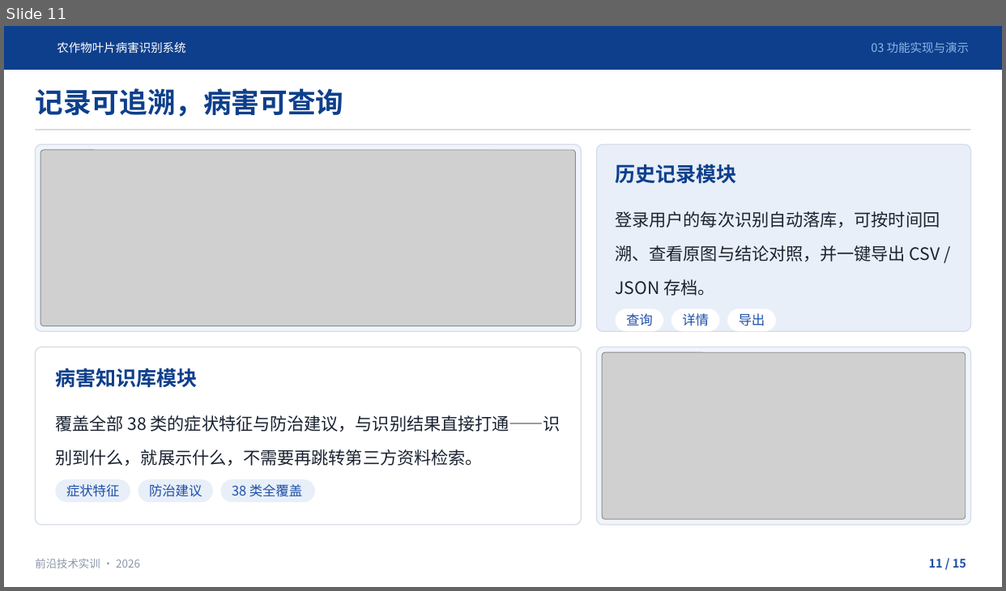
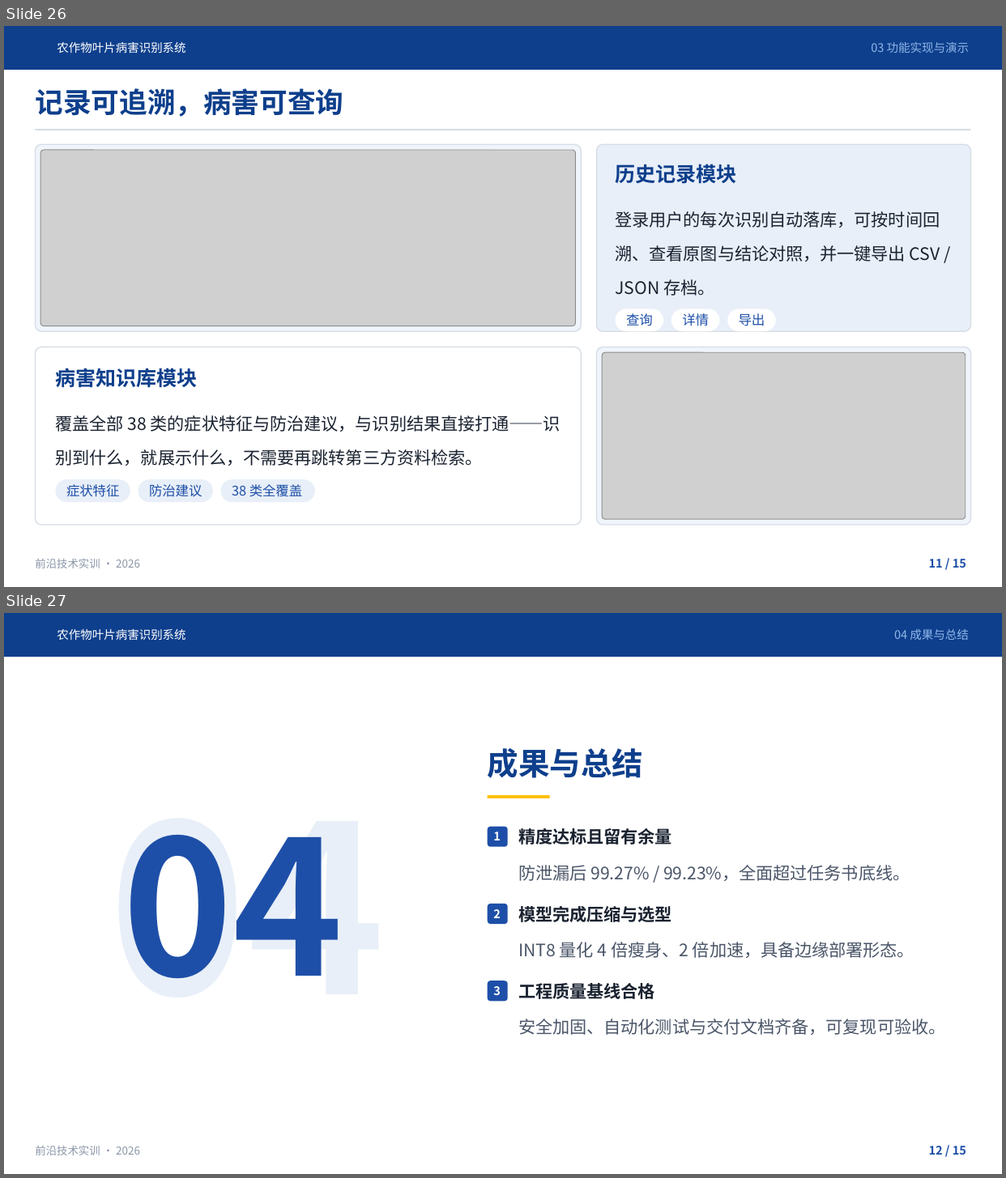
Before and after one commit to ManbaOut248/crop-leaf-disease-cnn, a slide deck: 03.ppt/农作物叶片病害识别系统/农作物叶片病害识别系统.pptx. Shown one above the other, each under a label of ours: slide 11 before the commit, slides 26 and 27 after it. The pictures are 1006x591 and 1006x1178 pixels, drawn with LibreOffice and Linux fonts; fonts in the diff are those of the drawing; grey boxes stand for pictures; background and template pictures are left out. Boxes give left, top, right and bottom in pixels: in the first picture for what was removed or moved away, otherwise in the second. Text is boxed around its words. In the diff, an @@ line names an element or a change of style, - is before the commit and + after.

```diff
--- a/03.ppt/农作物叶片病害识别系统/农作物叶片病害识别系统.pptx
+++ b/03.ppt/农作物叶片病害识别系统/农作物叶片病害识别系统.pptx
@@ slide 27 added at box(4, 613, 1002, 1174), background #FFFFFF @@
@@ rectangle added at box(4, 613, 1002, 657), fill #0E3F8C @@
@@ text added at box(57, 629, 185, 640), 11.2 pt, text #FFFFFF @@
+农作物叶片病害识别系统
@@ text added at box(894, 629, 968, 640), 11.2 pt, text #8FB6E8 @@
+04 成果与总结
@@ text added at box(488, 748, 643, 778), 30 pt, text #0E3F8C, bold @@
+成果与总结
@@ text added at box(109, 761, 398, 1042), 225 pt, text #E8EFF8, bold @@
+04
@@ rectangle added at box(488, 796, 550, 798), fill #FFC107 @@
@@ rounded rectangle added at box(488, 826, 508, 846), fill #1E4FA8 @@
@@ text added at box(518, 828, 672, 845), 16.5 pt, text #1A2230, bold @@
+精度达标且留有余量
@@ text added at box(122, 834, 343, 979), 180 pt, text #1E4FA8, bold @@
+04
@@ text added at box(493, 832, 501, 841), 11.2 pt, text #FFFFFF, bold @@
+1
@@ text added at box(518, 865, 910, 881), 16.5 pt, text #4A5568 @@
+防泄漏后 99.27% / 99.23%，全面超过任务书底线。
@@ rounded rectangle added at box(488, 905, 508, 924), fill #1E4FA8 @@
@@ text added at box(493, 909, 501, 918), 11.2 pt, text #FFFFFF, bold @@
+2
@@ text added at box(518, 906, 672, 922), 16.5 pt, text #1A2230, bold @@
+模型完成压缩与选型
@@ text added at box(518, 942, 914, 958), 16.5 pt, text #4A5568 @@
+INT8 量化 4 倍瘦身、2 倍加速，具备边缘部署形态。
@@ rounded rectangle added at box(488, 982, 508, 1002), fill #1E4FA8 @@
@@ text added at box(493, 986, 501, 995), 11.2 pt, text #FFFFFF, bold @@
+3
@@ text added at box(518, 983, 655, 999), 16.5 pt, text #1A2230, bold @@
+工程质量基线合格
@@ text added at box(518, 1019, 945, 1035), 16.5 pt, text #4A5568 @@
+安全加固、自动化测试与交付文档齐备，可复现可验收。
@@ text added at box(35, 1146, 140, 1156), 10.5 pt, text #8B97A8 @@
+前沿技术实训 · 2026
@@ text added at box(929, 1146, 966, 1155), 11.2 pt, text #1E4FA8, bold @@
+12 / 15
@@ what was slide 11 is now slide 26 @@
```
Also in this commit, not shown: 14 other slides added, 6 other files.
